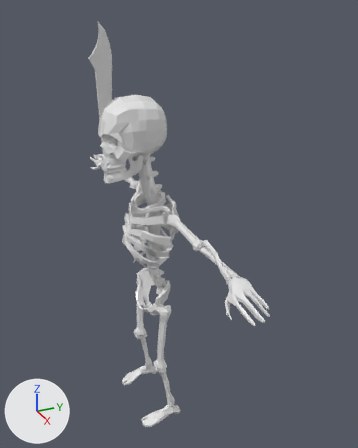
What one commit did to the FBX model Game/Assets/LevelRender/Skelton.fbx.
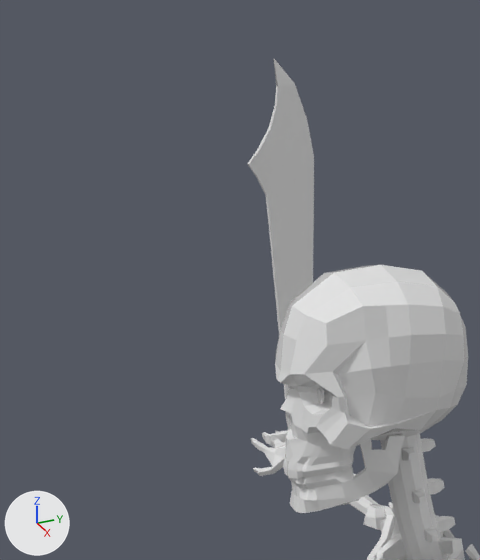
Old and new are each drawn whole from a 50 mm camera at (5.32, -1.95, 5.38) aimed at (0.09, 0.4, 2.76) and again close up on the part from 0% to 48% of the width and 0% to 45% of the height. Lighting does not change. The marker at lower left points along +X, +Y and +Z. The first two pictures are the older version. Where no turn or scale is listed for an object, it has been applied to the vertices.

The first close-up shows 'Falchion', 'M_Skeleton', 'M_Skeleton.Jaw', 'M_Skeleton.Skull'.
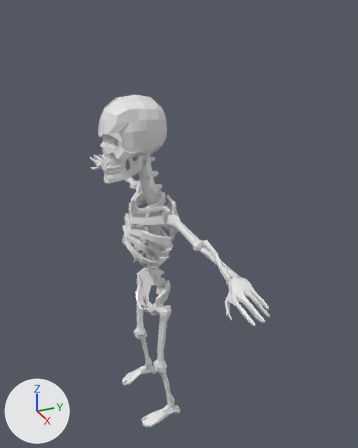
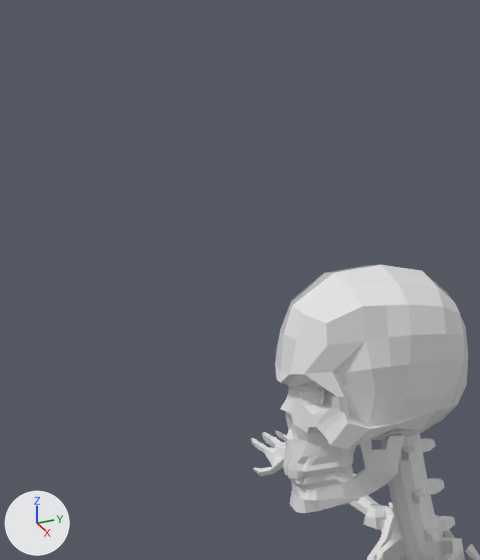
Diff of the bpy script that builds the scene:
```diff
--- a/Game/Assets/LevelRender/Skelton.fbx.py
+++ b/Game/Assets/LevelRender/Skelton.fbx.py
@@ ob_falchion @@
-ob_falchion = bpy.data.objects.new('Falchion', me_mesh)
-ob_falchion.location = (-2.321, 0.19, 2.561)
```

What differs and where, as boxes [x1, y1, x2, y2] in the close-ups (480 x 560 px):
'Falchion', deleted
    before: [247, 59, 314, 444]
